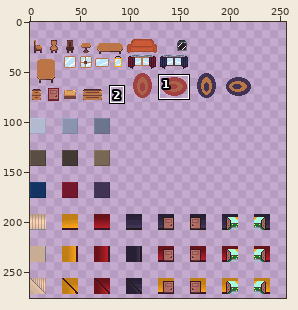
File history of a sprite sheet, assets/sprites/tileset/all_tileset.png. Above: a wide view before the commit, with the close-up outlined.
Close-up. First the earlier version:
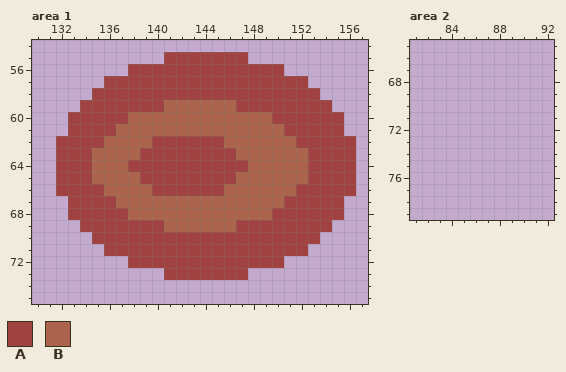
The file is 256x288 pixels. Colours within 5 levels of each other are drawn and written as one. Shown: area 1: x 130..157, y 54..75; area 2: x 81..92, y 65..79. The wide view leaves out empty margins. The commit also changed other parts of the picture, which this record leaves out.
Palette (. is transparent): A #a04242  B #ab634b
Pixels before, area 1, first column x 132:
55 .........AAAAAAA.........
56 ......AAAAAAAAAAAAA......
57 ....AAAAAAAAAAAAAAAAA....
58 ...AAAAAAAAAAAAAAAAAAA...
59 ..AAAAAAABBBBBBAAAAAAAA..
60 .AAAAABBBBBBBBBBBBAAAAAA.
61 .AAAABBBBBBBBBBBBBBAAAAA.
62 AAAABBBBAAAAAABBBBBBAAAAA
63 AAABBBBAAAAAAAABBBBBBAAAA
64 AAABBBAAAAAAAAAABBBBBAAAA
65 AAABBBBAAAAAAAABBBBBBAAAA
66 AAAABBBBAAAAAABBBBBBAAAAA
67 .AAAABBBBBBBBBBBBBBAAAAA.
68 .AAAAABBBBBBBBBBBBAAAAAA.
69 ..AAAAAAABBBBBBAAAAAAAA..
70 ...AAAAAAAAAAAAAAAAAAA...
71 ....AAAAAAAAAAAAAAAAA....
72 ......AAAAAAAAAAAAA......
73 .........AAAAAAA.........
The same view after the edit:
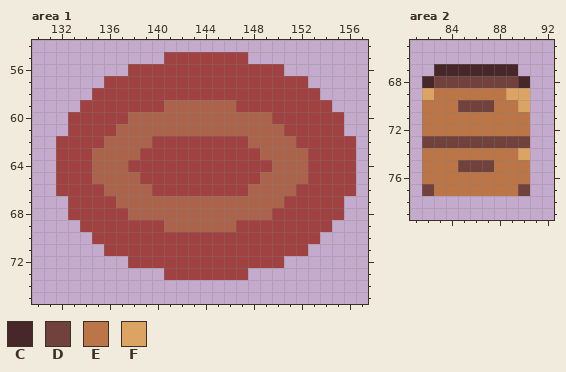
Colours new in this view: C #48272b  D #71413b  E #bb7547  F #dba463
Diff:
Changed rows in their new state; - is an unchanged pixel.
Area 1:
first column x 146:
62 AA--
63 -AA-
64 --AA
65 -AA-
66 AA--
Area 2:
first column x 82:
67 -CCCCCCC-
68 CDDDDDDDC
69 FEEEEEEFF
70 EEEDDDEEF
71 EEEEEEEEE
72 EEEEEEEEE
73 DDDDDDDDD
74 EEEEEEEEF
75 EEEDDDEEE
76 EEEEEEEEE
77 DEEEEEEED
Where, in picture pixels (left, top, right, bottom), the same in both close-ups:
changed: (224, 136, 272, 196)
added: (422, 64, 530, 196)
